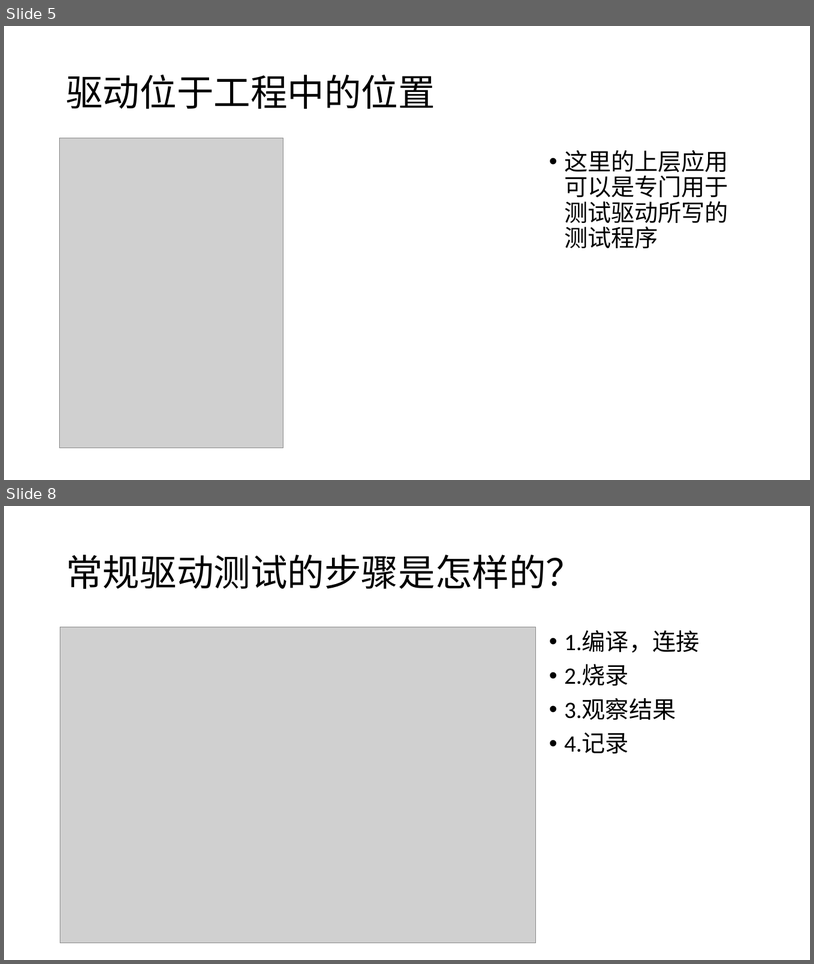
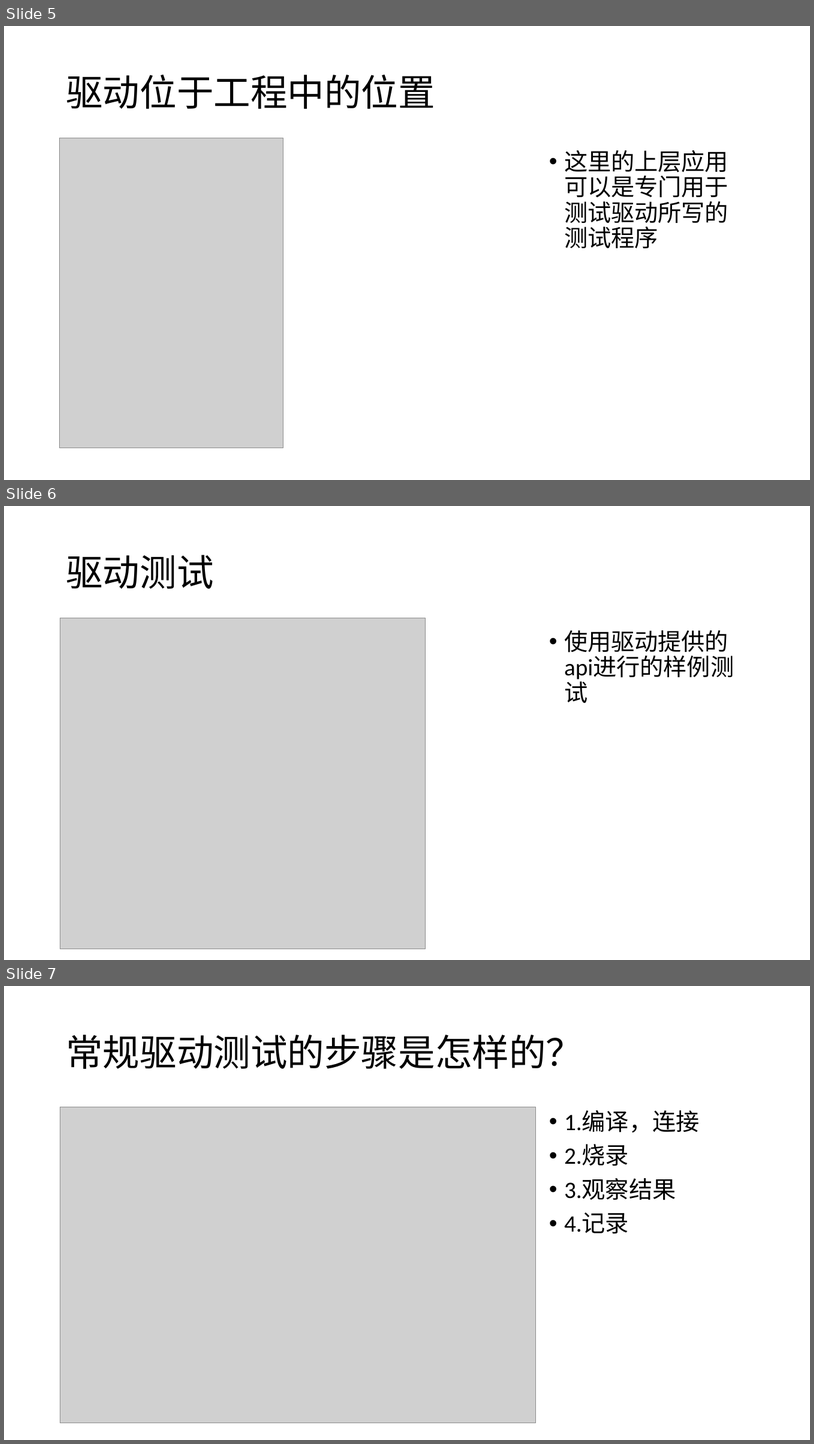
Before and after one commit to whitebkues1/ppt, a slide deck: xianzheng.pptx. Shown one above the other, each under a label of ours: slides 5 and 8 before the commit, slides 5, 6 and 7 after it; the slides between them are not shown. The pictures are 814x964 and 814x1444 pixels, drawn with LibreOffice and Linux fonts; fonts in the diff are those of the drawing; grey boxes stand for pictures. Boxes give left, top, right and bottom in pixels: in the first picture for what was removed or moved away, otherwise in the second. Text is boxed around its words. In the diff, an @@ line names an element or a change of style, - is before the commit and + after.

```diff
--- a/xianzheng.pptx
+++ b/xianzheng.pptx
@@ slide 6 added at [4, 506, 810, 960], background #FFFFFF @@
@@ title added at [66, 555, 213, 589], 44 pt, text #000000 @@
+驱动测试
@@ picture added at [60, 618, 426, 948] @@
@@ text added at [564, 630, 729, 657], 28 pt, text #000000 @@
+• 使用驱动提供的api进行的样例测试
@@ what was slide 8 is now slide 7 @@
```
Also in this commit, not shown: 7 slides changed, 1 other slide added, 2 slides removed, 9 other files.
